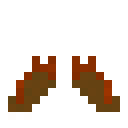
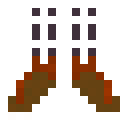
Layered file, before and after one edit (128 × 128). Changes by layer:
added layer "netherite_overlay" above "Tło" over (32, 8, 96, 56)
